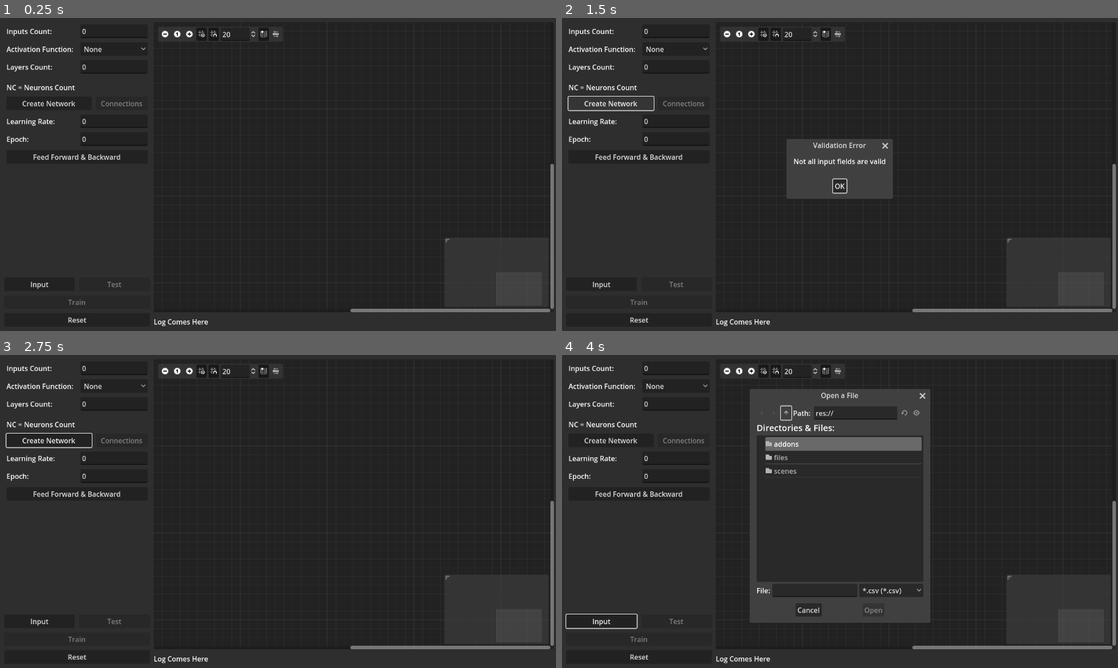
Above: before the commit, frames 1-4 (two rows, left to right).
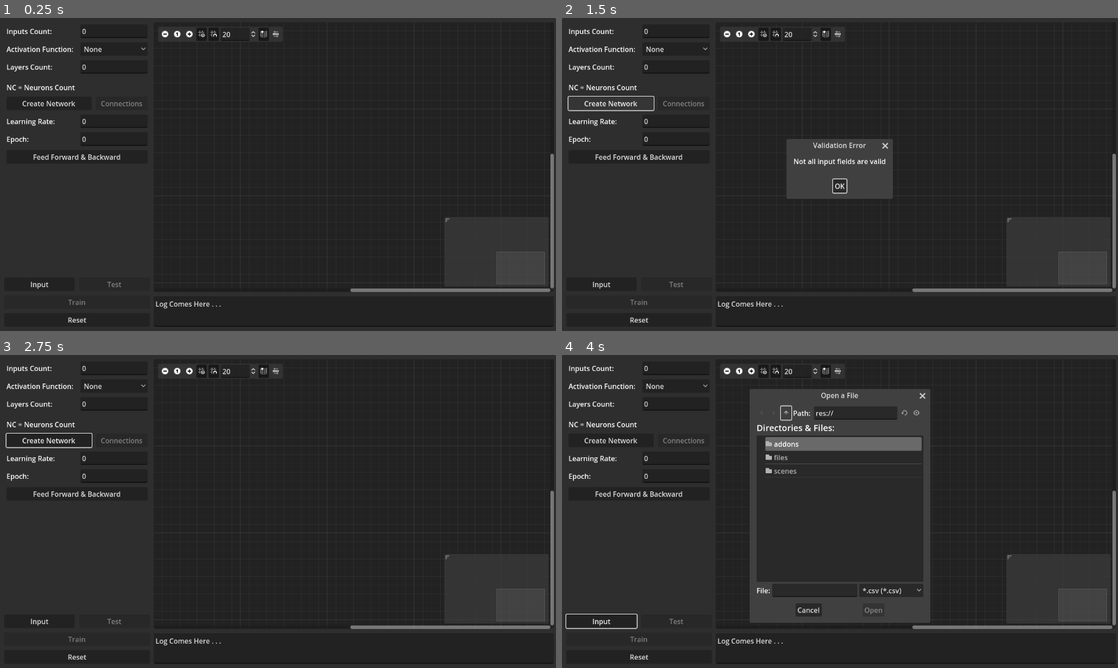
Above: after the commit, the same moments.

Repository: maktoobgar/neural_network
Game: Godot game, scene res://scenes/main.tscn
Same seed, same stepped clock (60 frames per second), same inputs: the game is played once before the commit and once after it.
Inputs (mouse positions are in pixels of both pictures, inside the frame that each line leads up to):
- Up to frame 1 (0.25 s): no input
- Up to frame 2 (1.5 s): click "None" at 0.5 s; click "Create Network" at 1.25 s
- Up to frame 3 (2.75 s): click "OK" at 2 s
- Up to frame 4 (4 s): click "Input" at 2.75 s; click (784, 414) at 3.5 s

The runs differ from the first frame. In frame 1, 1.5% of the frame differs, in the area x 27-100%, y 43-99%; in frame 2, 1.5%; in frame 3, 1.5%; in frame 4, 1.5%.

Commit message:
🎉 feat: added to log

Diff:
--- a/scenes/main.tscn
+++ b/scenes/main.tscn
@@ -198,9 +198,11 @@
 [node name="Temporary" type="MarginContainer" parent="Panel/CornerMargins/MainSpliterContainer/Content/ContentContainer"]
 layout_mode = 2
 
-[node name="Label" type="Label" parent="Panel/CornerMargins/MainSpliterContainer/Content/ContentContainer/Temporary"]
-layout_mode = 2
-text = "Log Comes Here"
+[node name="Log" type="TextEdit" parent="Panel/CornerMargins/MainSpliterContainer/Content/ContentContainer/Temporary"]
+unique_name_in_owner = true
+custom_minimum_size = Vector2(0, 70)
+layout_mode = 2
+text = "Log Comes Here . . ."
 
 [node name="Popup" type="AcceptDialog" parent="."]
 unique_name_in_owner = true
--- a/scenes/manager.gd
+++ b/scenes/manager.gd
@@ -204,8 +204,7 @@
 			passed += 1
 		else:
 			failed += 1
-	print("passed = ", passed)
-	print("failed = ", failed)
+	%Log.text = "🟢 = " + str(passed) + "\n🔴 = " + str(failed)
 
 func _on_connections_button_button_up():
 	var prev = ""
Not shown, changed: CHANGELOG.md
